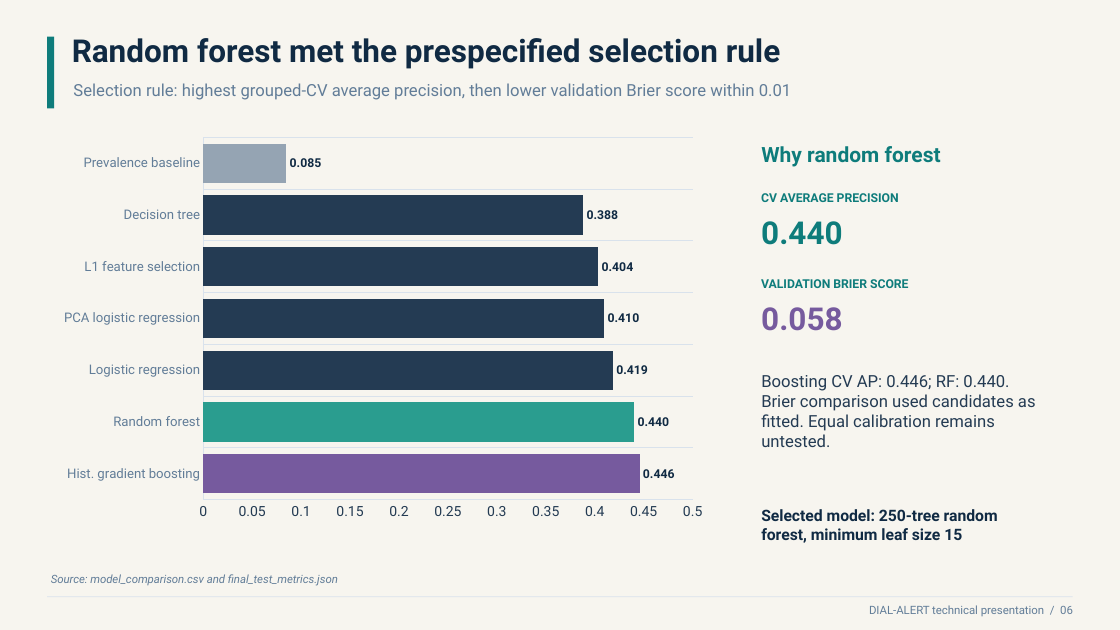
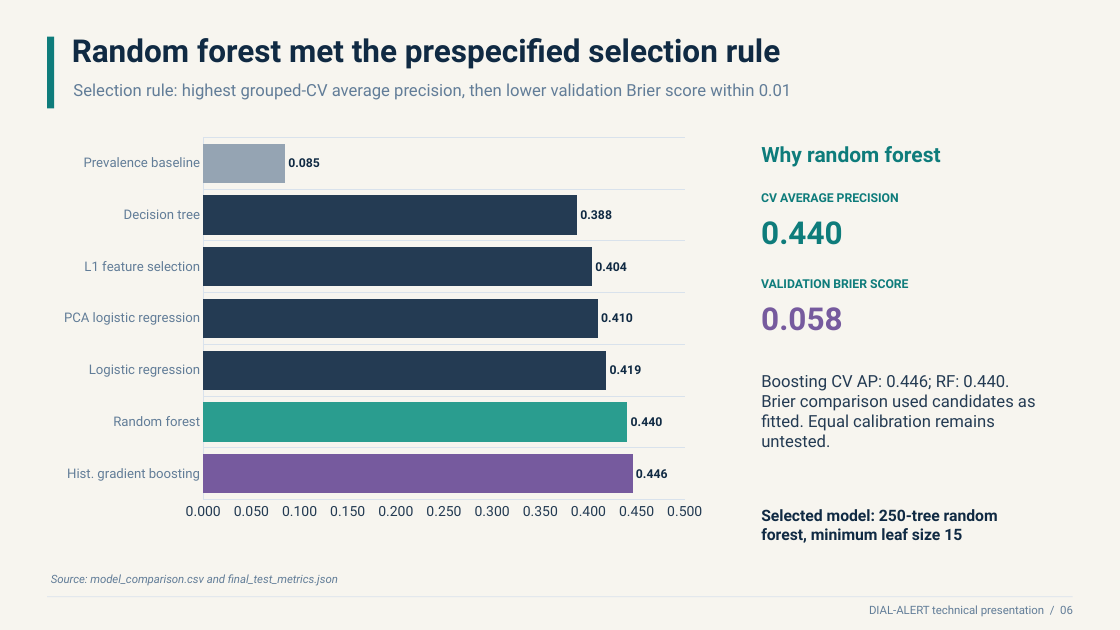
Before and after one commit to guillanofg/DIAL-ALERT, a slide deck: slide 6 of reports/Franklin_Guillano_DIAL_ALERT_Technical_Presentation.pptx. Drawn at 1120x630 pixels with LibreOffice and Linux fonts; fonts in the diff are those of the drawing. Boxes give left, top, right and bottom in pixels: in the first picture for what was removed or moved away, otherwise in the second. Text is boxed around its words. In the diff, an @@ line names an element or a change of style, - is before the commit and + after.

```diff
--- a/reports/Franklin_Guillano_DIAL_ALERT_Technical_Presentation.pptx
+++ b/reports/Franklin_Guillano_DIAL_ALERT_Technical_Presentation.pptx
@@ bar chart at (50, 129, 716, 528) @@
@@ category axis changed @@
@@ value axis changed @@
```
Also in this commit, not shown: 4 other slides changed, 3 other files.
